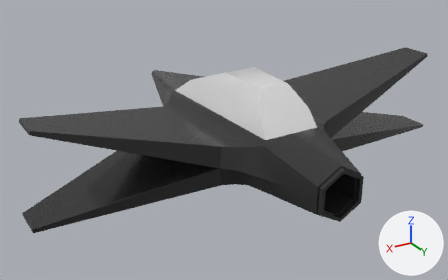
A saved change to the glTF model public/Ship.glb.
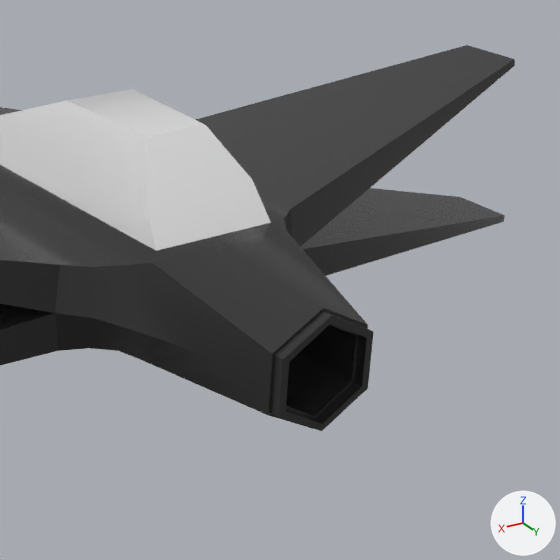
Old and new are each drawn whole from a camera (50 mm lens) standing at (2.095, 3.259, 1.609) and looking at (0.073, -0.11, -0.076) and again close up on the part from 44% to 100% of the width and 10% to 100% of the height. The axes (+X, +Y, +Z) are drawn at lower right. The lights are the same throughout. Vertices at the same position are counted once.

Before the edit, the objects in view are built like this:
```python
me_cube = bpy.data.meshes.new('Cube')
me_cube.from_pydata(...)  # 159 vertices, 314 faces; spans x -1.49..1.49, y -1.36..1.02, z -0.18..0.44
me_cube.materials.append(mat_material)  # picture img_material_base_color
ob_body = bpy.data.objects.new('body', me_cube)
ob_body.location = (0.0, 0.0, 0.0)
```
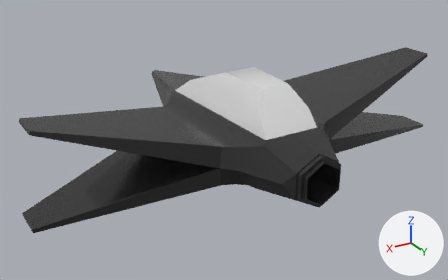
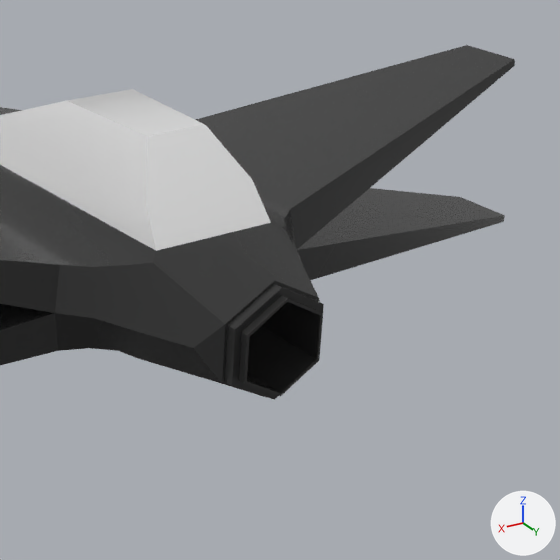
Commit message: The ship can roll!!!!

Changed parts and their boxes (x1, y1, x2, y2) in the close-ups (560 x 560 px; the box of a moved part takes in the faces that stretch with it):
'body', reshaped
    before: (0, 45, 515, 431)
    after: (0, 45, 515, 400)
part 1 of me_cube, moved or reshaped
    before: (153, 223, 373, 431)
    after: (153, 223, 324, 400)
part 2 of me_cube, moved or reshaped
    before: (286, 324, 367, 424)
    after: (239, 295, 323, 396)
part 3 of me_cube, moved or reshaped
    before: (127, 226, 292, 415)
    after: (127, 226, 320, 384)

The change in detail:
me_cube is used by ob_body; location (0.0, 0.0, 0.0).
me_cube had 159 vertices, 314 faces and spanned x -1.49..1.49, y -1.36..1.02, z -0.18..0.44.
me_cube now has 159 vertices, 314 faces and spans x -1.49..1.49, y -1.36..0.86, z -0.18..0.44.
me_cube part 1: 24 of the vertices in x -0.15..0.15, y 0.99..1.02, z -0.18..0.16 are moved by (0.0, -0.19, 0.0).
me_cube part 2: all 12 vertices in x -0.12..0.12, y 0.99, z -0.15..0.13 are moved by (0.0, -0.13, 0.0).
me_cube part 3: all 2 vertices in x -0.21..0.21, y 0.8, z 0.0 are moved by (0.0, -0.04, 0.0).
